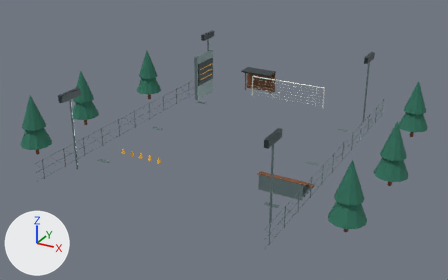
A saved change to the glTF model assets/models/environment/salmon_creek_opening_foundry.glb.
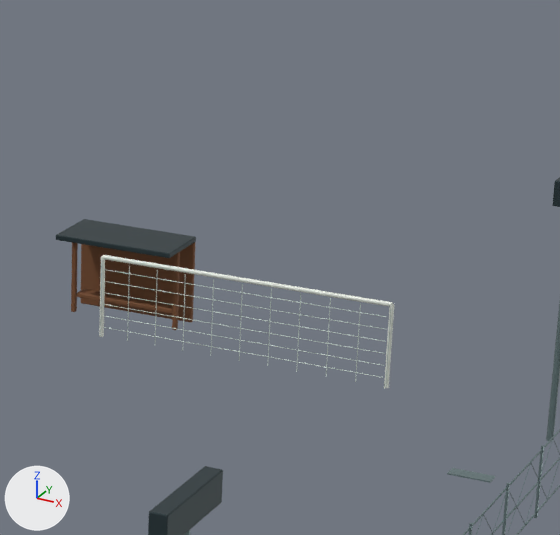
Each version appears first whole from a 50 mm lens placed at (29.7, -55.4, 28.1), pointed at (-0.5, -0.6, 0.8), and next in a close-up on the part from 51% to 82% of the width and 5% to 52% of the height. Arrows for +X, +Y and +Z are at lower left; the lights stay in place. The first two pictures are the older version. Where no turn or scale is listed for an object, it has been applied to the vertices. Vertices at exactly the same position are counted once.

In view in the first close-up: 'OpeningKit_Field_Cream', 'OpeningKit_Goal_Rope', 'OpeningKit_Rain_Darkened_Cedar', 'OpeningKit_Rain_Municipal_Steel', 'OpeningKit_Storm_Charcoal'.
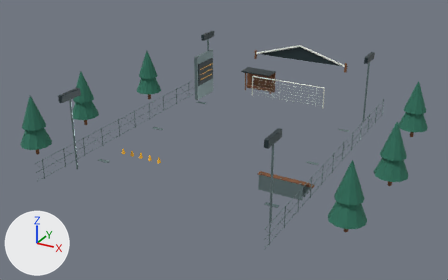
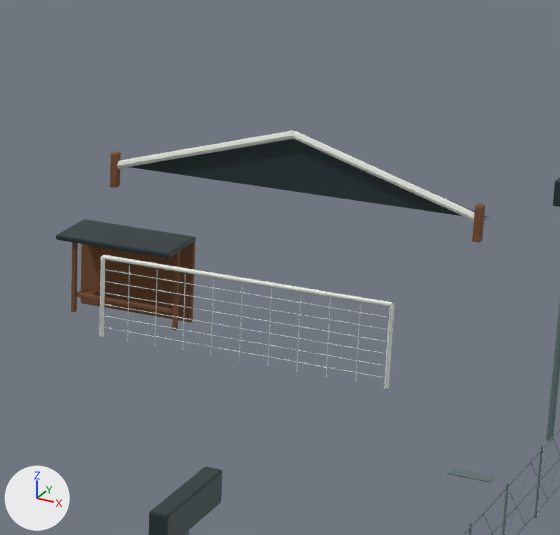
Where the newer file only moved an object's origin or applied its transform, the numbers keep the older frame.

Edits to the scene script, one JSON object a line:
```json
{"block": "me_cylinder", "where": "# used by ob_openingkit_field_cream; location = (-5.0, 15.5, 1.42)"}
{"op": "remove", "block": "me_cylinder", "code": "me_cylinder.from_pydata(...)  # 72 vertices, 132 faces; spans x -0.08..10.07, y -0.08..0.08, z -1.38..1.45"}
{"op": "add", "block": "me_cylinder", "code": "me_cylinder.from_pydata(...)  # 104 vertices, 188 faces; spans x -1.44..11.44, y -0.08..3.82, z -1.38..5.39"}
{"block": "me_cylinder", "change": "me_cylinder part 1: a new loose piece of 16 vertices spanning x -1.44..5.04, y 3.54..3.82, z 3.24..5.39, in mat_field_cream (white #e5eae1)"}
{"block": "me_cylinder", "change": "me_cylinder part 2: a new loose piece of 16 vertices spanning x 4.96..11.44, y 3.55..3.82, z 3.24..5.39, in mat_field_cream (white #e5eae1)"}
{"block": "me_cube_001", "where": "# used by ob_openingkit_rain_darkened_cedar; location = (9.5, -5.4, 0.34)"}
{"op": "remove", "block": "me_cube_001", "code": "me_cube_001.from_pydata(...)  # 1204 vertices, 2352 faces; spans x -27.7..8.7, y -6.8..23.8, z -0.3..2.6"}
{"op": "add", "block": "me_cube_001", "code": "me_cube_001.from_pydata(...)  # 1316 vertices, 2568 faces; spans x -27.7..8.7, y -6.8..24.7, z -0.3..4.9"}
{"block": "me_cube_001", "change": "me_cube_001 part 3: the loose piece of 56 vertices spanning x -16.7..-12.5, y 23.7..23.8, z -0.3..2.5 is copied, and the copy is scaled about its middle by (0.0529, 2.11, 0.413), then moved by (-1.3, 0.8, 3.2); it spans x -16.0..-15.8, y 24.4..24.7, z 3.7..4.9"}
{"block": "me_cube_001", "change": "me_cube_001 part 4: the loose piece of 56 vertices spanning x -12.8..-12.6, y 22.7..22.9, z -0.3..2.6 is copied, and the copy is scaled about its middle by (1.79, 2.11, 0.399), then moved by (9.6, 1.8, 3.2); it spans x -3.2..-3.0, y 24.4..24.7, z 3.7..4.9"}
{"block": "me_cube_010", "where": "# used by ob_openingkit_storm_charcoal; location = (-10.45, 12.5, 3.45)"}
{"op": "remove", "block": "me_cube_010", "code": "me_cube_010.from_pydata(...)  # 336 vertices, 648 faces; spans x -0.6..21.5, y -26.6..5.9, z -1.5..4.9"}
{"op": "add", "block": "me_cube_010", "code": "me_cube_010.from_pydata(...)  # 378 vertices, 728 faces; spans x -0.6..21.5, y -26.7..7.1, z -1.5..4.9"}
{"block": "me_cube_010", "change": "me_cube_010 part 5: a new loose piece of 42 vertices spanning x 3.8..17.1, y 6.9..7.1, z 1.3..3.2, in mat_storm_charcoal (dark cyan #2c3c40)"}
{"block": "me_cube_010", "change": "other edits to the shape of me_cube_010 do not show in these pictures"}
```

Where the change shows, as pixel boxes (x1, y1, x2, y2) in the close-ups (560 x 535 px):
```json
{"object": "OpeningKit_Storm_Charcoal", "change": "reshaped", "before": [56, 177, 560, 535], "after": [56, 139, 560, 535]}
{"object": "OpeningKit_Rain_Darkened_Cedar", "change": "reshaped", "before": [71, 242, 195, 330], "after": [71, 152, 485, 330]}
{"object": "OpeningKit_Field_Cream", "change": "reshaped", "before": [99, 255, 394, 388], "after": [99, 130, 474, 388], "on screen": "27% wider, 93% taller"}
{"part": 1, "of": "me_cylinder", "change": "added", "after": [117, 130, 294, 169]}
{"part": 2, "of": "me_cylinder", "change": "added", "after": [292, 131, 474, 221]}
{"part": 3, "of": "me_cube_001", "change": "added", "after": [110, 152, 121, 188]}
{"part": 4, "of": "me_cube_001", "change": "added", "after": [472, 204, 485, 243]}
{"part": 5, "of": "me_cube_010", "change": "added", "after": [131, 139, 489, 220]}
```
